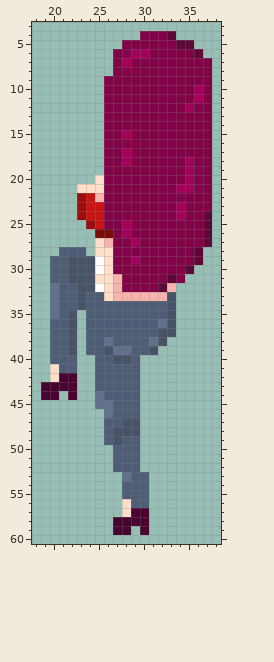
Edited in one commit: pixel-art sprite (CasaDesDiamantes/sprites/playerPistolStance_spr/d1ae9027-58be-45df-8d58-c8283db52cc9.png). Above: the version before the commit.
The file is 64x62 pixels. Shown: x 18..38, y 3..60.
The result:
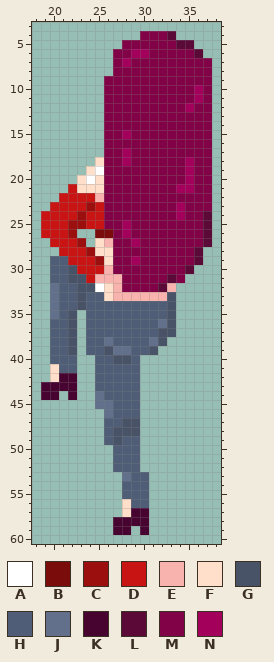
Palette (. is transparent): A #ffffff  B #7a0c0c  C #9b0f0f  D #c91414  E #f9b3ae  F #ffdfc9  G #495368  H #4f5d77  J #62708c  K #470431  L #5b0937  M #820247  N #a3005c
Change:
@@ x 18..28 @@
 17 ........MMN
-18 ........MMN
-19 ........MMM
-20 .......FMMM
-21 .....FFFMMM
-22 .....CDEMMM
-23 .....CDDMMM
-24 .....CDDMMM
-25 ......CDMMN
-26 .......BBMN
-27 .......FEMM
-28 ...HHH.FFMM
-29 ..HHGGGAFMM
-30 ..HHGGGAFMM
-31 ..HHGGGFFEM
+18 .......FMMN
+19 ......FAMMM
+20 .....FAFMMM
+21 ....DFFFMMM
+22 ...DDDDEMMM
+23 ..DDDDCDMMM
+24 .DDDDCDDMMM
+25 .DDDCCDDMMN
+26 .DDDC..BBMN
+27 ..DDDC.FEMM
+28 ...DDDCFFMM
+29 ..HHDDDCFMM
+30 ..HHGDDDEMM
+31 ..HHGGDEEEM
 32 ..JHHGGAFEM
